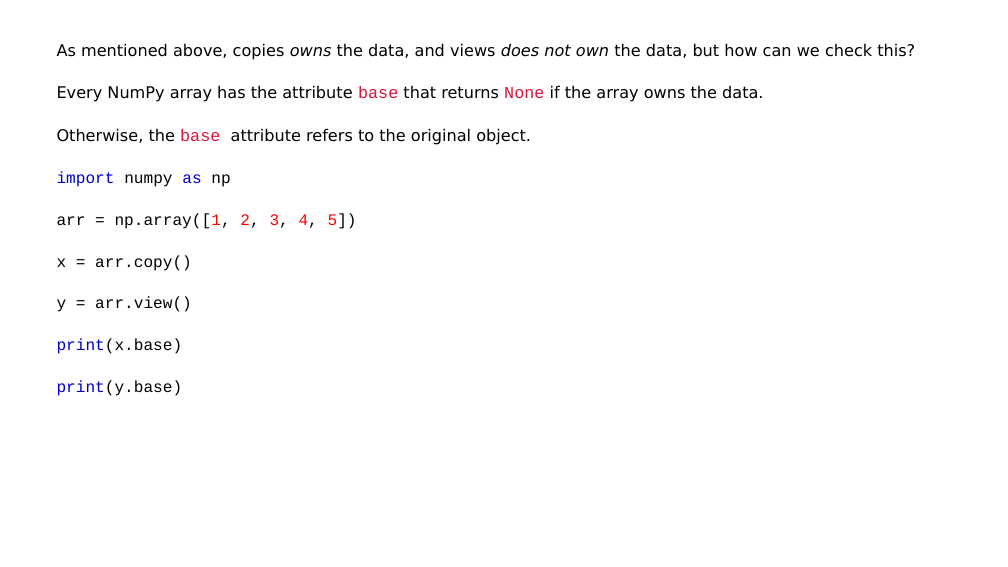
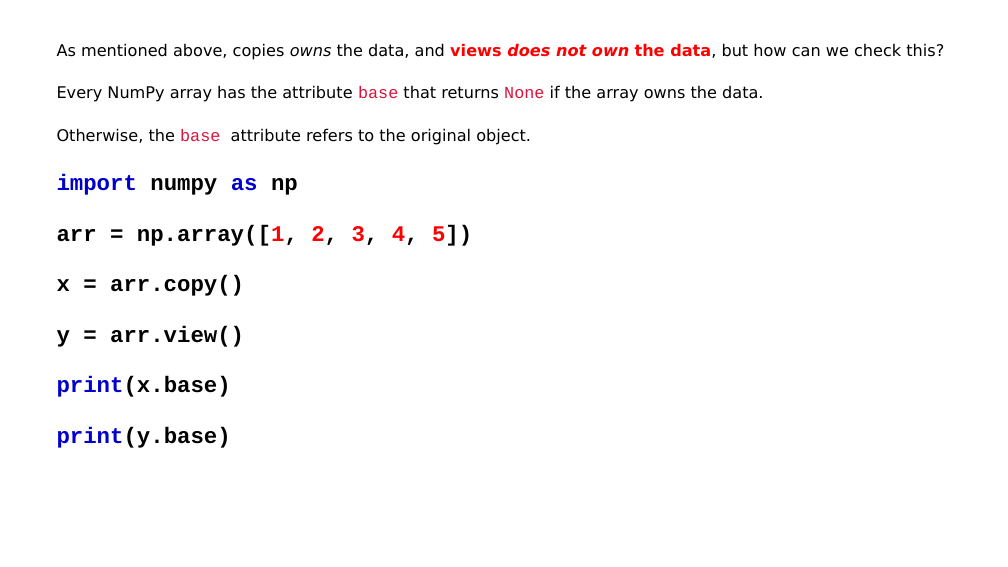
Before and after one commit to shahil04/ds_materials, a slide deck: slide 25 of 5.0_python_6.libraries/python_libraries/1.numpy/Numpy_class.pptx. Drawn at 1008x567 pixels with LibreOffice and Linux fonts; fonts in the diff are those of the drawing. Boxes give left, top, right and bottom in pixels: in the first picture for what was removed or moved away, otherwise in the second. Text is boxed around its words. In the diff, an @@ line names an element or a change of style, - is before the commit and + after.

```diff
--- a/5.0_python_6.libraries/python_libraries/1.numpy/Numpy_class.pptx
+++ b/5.0_python_6.libraries/python_libraries/1.numpy/Numpy_class.pptx
@@ text at [57, 43, 944, 448]: text colour #000000 to #FF0000 in "views does not own the data,"; bold on in "views does not own the data,", "import numpy as np", "arr = np.array([1, 2, 3, 4, 5])", "x = arr.copy()" and 3 more places; size 11.5 to 16 pt in "import numpy as np", "arr = np.array([1, 2, 3, 4, 5])", "x = arr.copy()", "y = arr.view()" and 2 more places @@
```
Also in this commit, not shown: 7 other slides changed, 38 other files.
